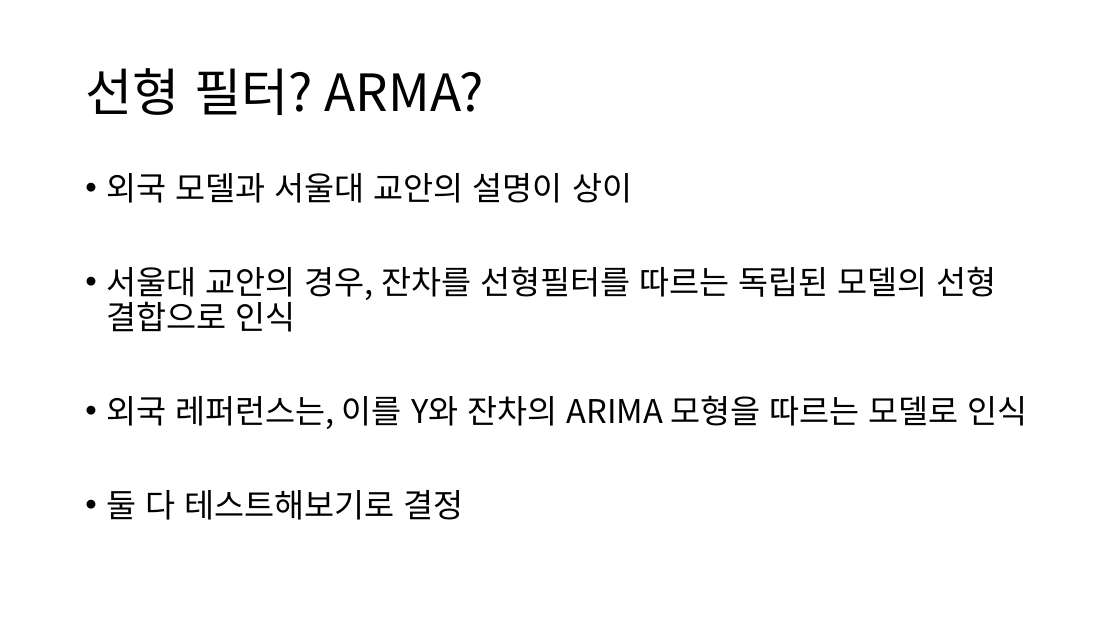
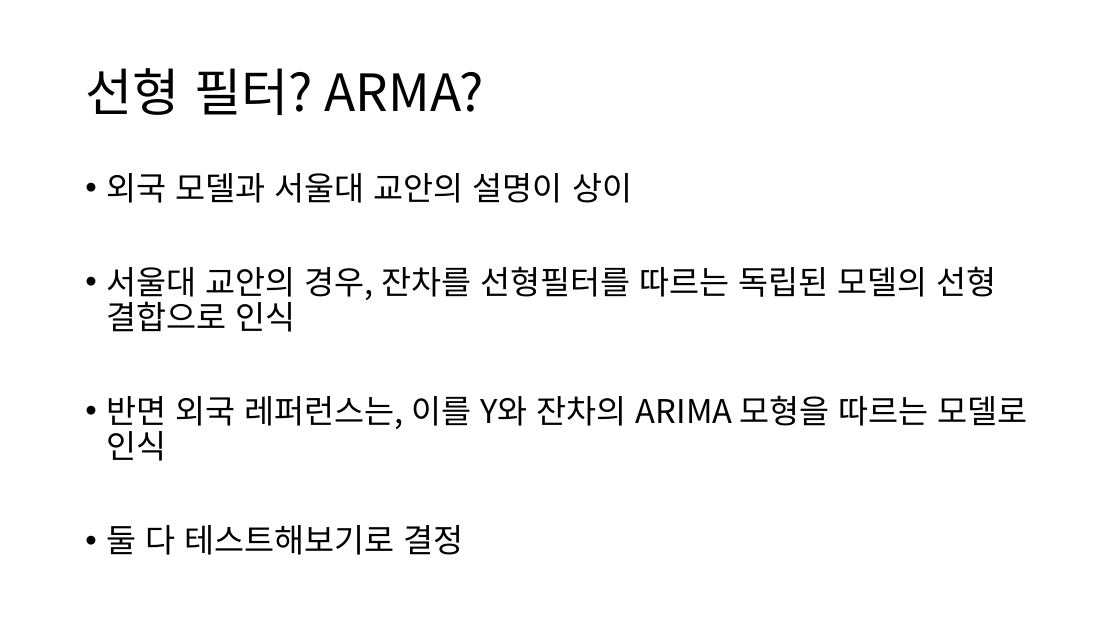
Before and after one commit to neverland251/MainProject, a slide deck: slide 4 of Project/DataMining/ARIMAX_Project/아이스크림 판매량 예측/아이스크림을 왜 먹을까.pptx. Drawn at 1120x630 pixels with LibreOffice and Linux fonts; fonts in the diff are those of the drawing. Boxes give left, top, right and bottom in pixels: in the first picture for what was removed or moved away, otherwise in the second. Text is boxed around its words. In the diff, an @@ line names an element or a change of style, - is before the commit and + after.

Commit message:
update ARIMAX

```diff
--- a/Project/DataMining/ARIMAX_Project/아이스크림 판매량 예측/아이스크림을 왜 먹을까.pptx
+++ b/Project/DataMining/ARIMAX_Project/아이스크림 판매량 예측/아이스크림을 왜 먹을까.pptx
@@ text at [106,395,1028,461]: text changed @@
-• 외국 레퍼런스는, 이를 Y와 잔차의 ARIMA 모형을 따르는 모델로 인식
+• 반면 외국 레퍼런스는, 이를 Y와 잔차의 ARIMA 모형을 따르는 모델로 인식
```
Also in this commit, not shown: 16 other slides changed, 1 other file.
